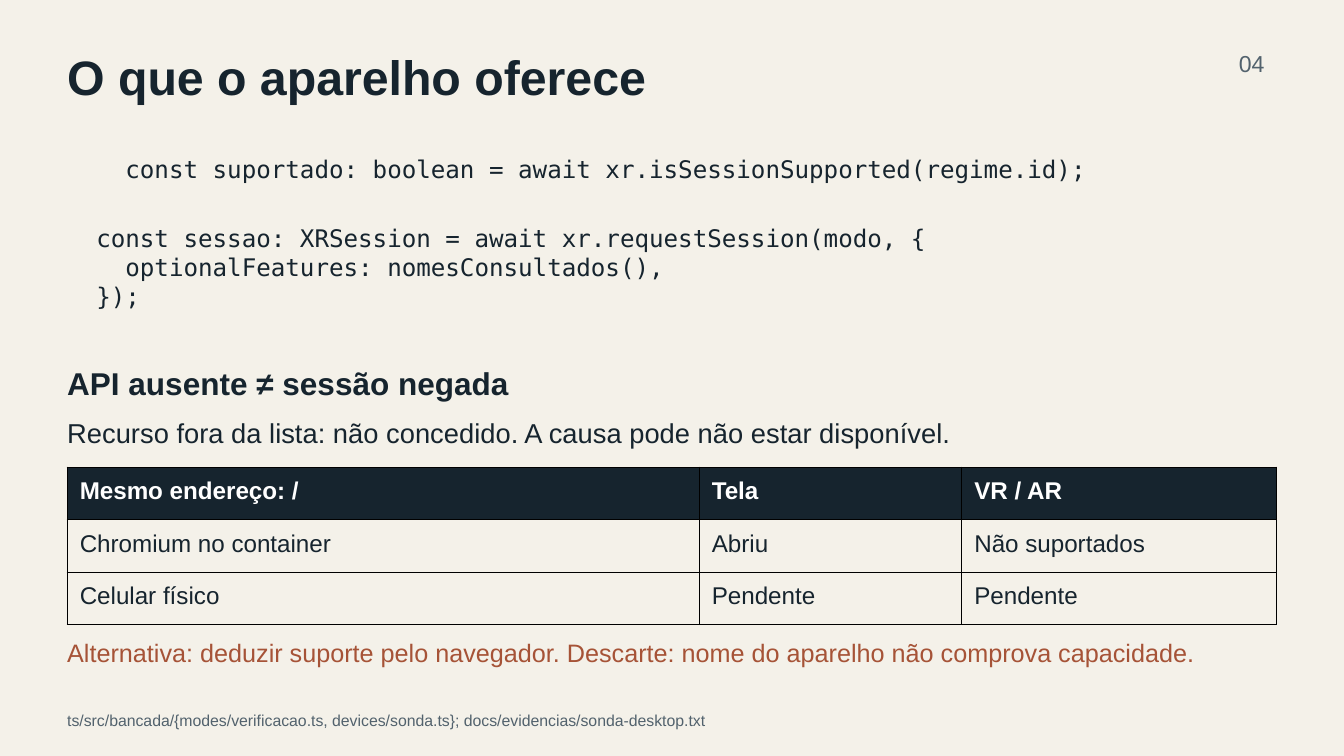
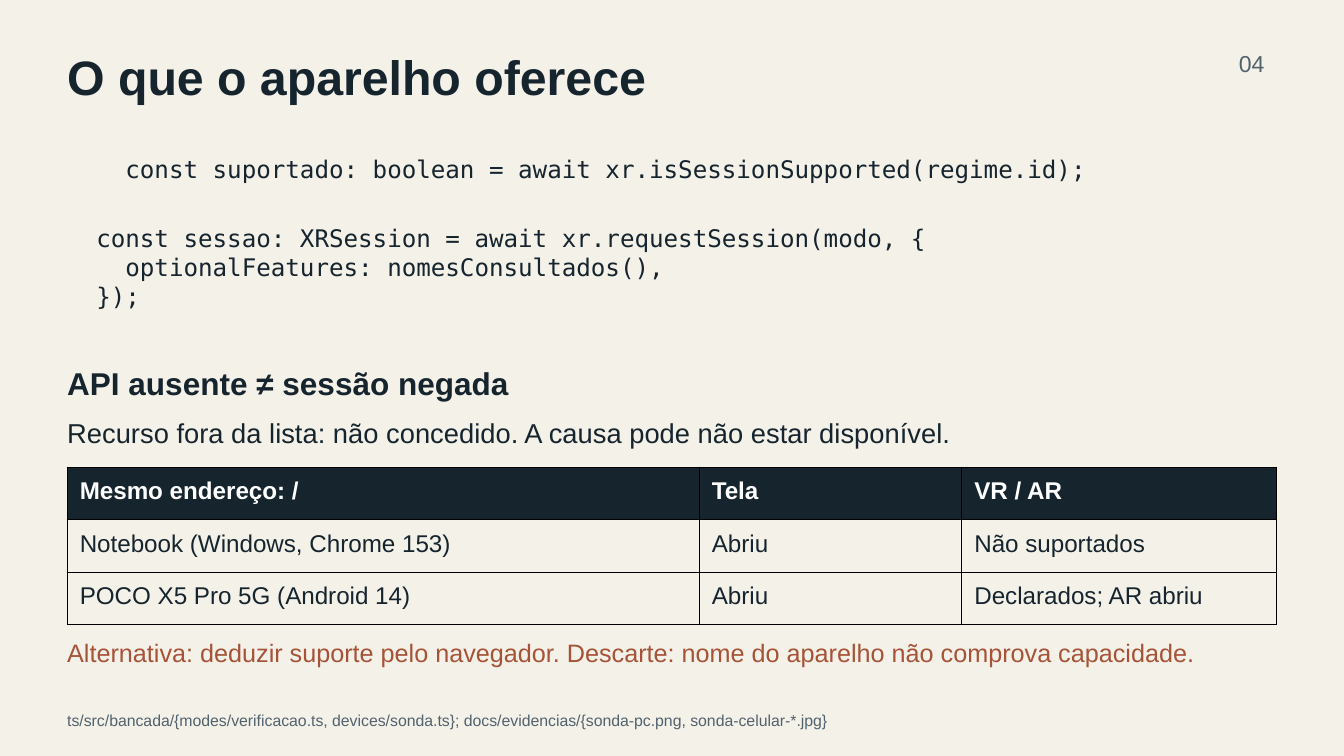
Before and after one commit to JvbsB7/RaV_WebXR, a slide deck: slide 4 of grupo01_modulo03.pptx. Drawn at 1344x756 pixels with LibreOffice and Linux fonts; fonts in the diff are those of the drawing. Boxes give left, top, right and bottom in pixels: in the first picture for what was removed or moved away, otherwise in the second. Text is boxed around its words. In the diff, an @@ line names an element or a change of style, - is before the commit and + after.

Commit message:
docs: atualizar slides 4 e 7, README e declaracao de uso de IA
Slides 4 e 7 com a sonda e a medicao do notebook e do POCO X5 Pro 5G, notas do apresentador atualizadas e painel real do notebook. README com aparelhos onde o ambiente funcionou, limitacoes revistas e uso de IA. Especificacao com a medicao na Secao 10 e o uso de IA no registro do Modulo 03.

```diff
--- a/grupo01_modulo03.pptx
+++ b/grupo01_modulo03.pptx
@@ table at (68,468,1276,625) @@
-row 2, column 1: Chromium no container
+row 2, column 1: Notebook (Windows, Chrome 153)
-row 3: Celular físico | Pendente | Pendente
+row 3: POCO X5 Pro 5G (Android 14) | Abriu | Declarados; AR abriu
@@ text at (67,714,827,730): text changed @@
-ts/src/bancada/{modes/verificacao.ts, devices/sonda.ts}; docs/evidencias/sonda-desktop.txt
+ts/src/bancada/{modes/verificacao.ts, devices/sonda.ts}; docs/evidencias/{sonda-pc.png, sonda-celular-*.jpg}
```
Also in this commit, not shown: 1 other slide changed, 4 other files.
